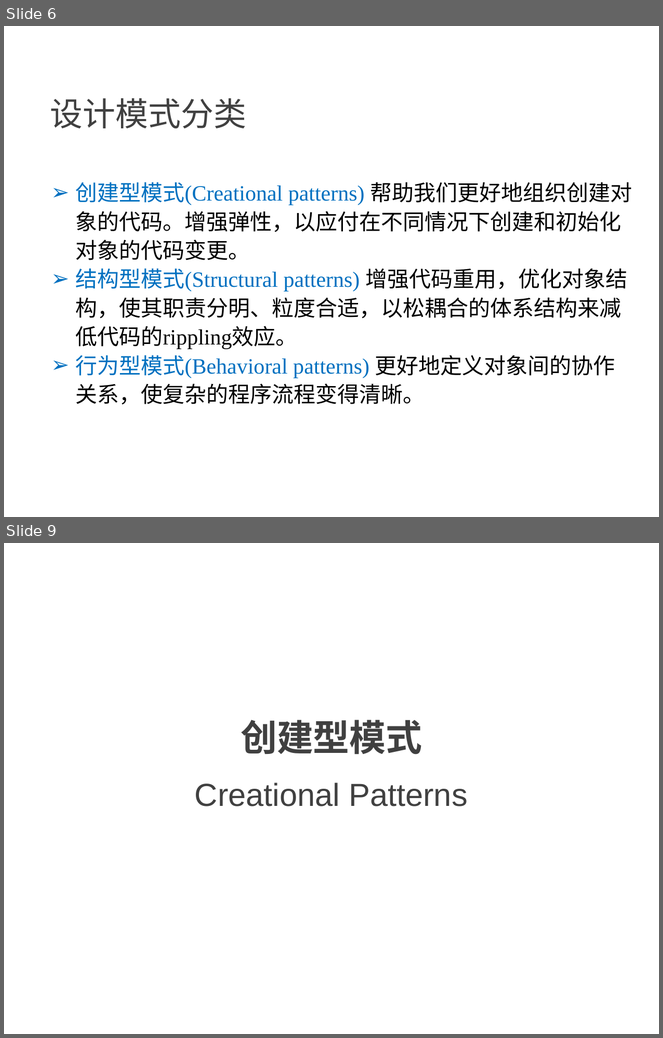
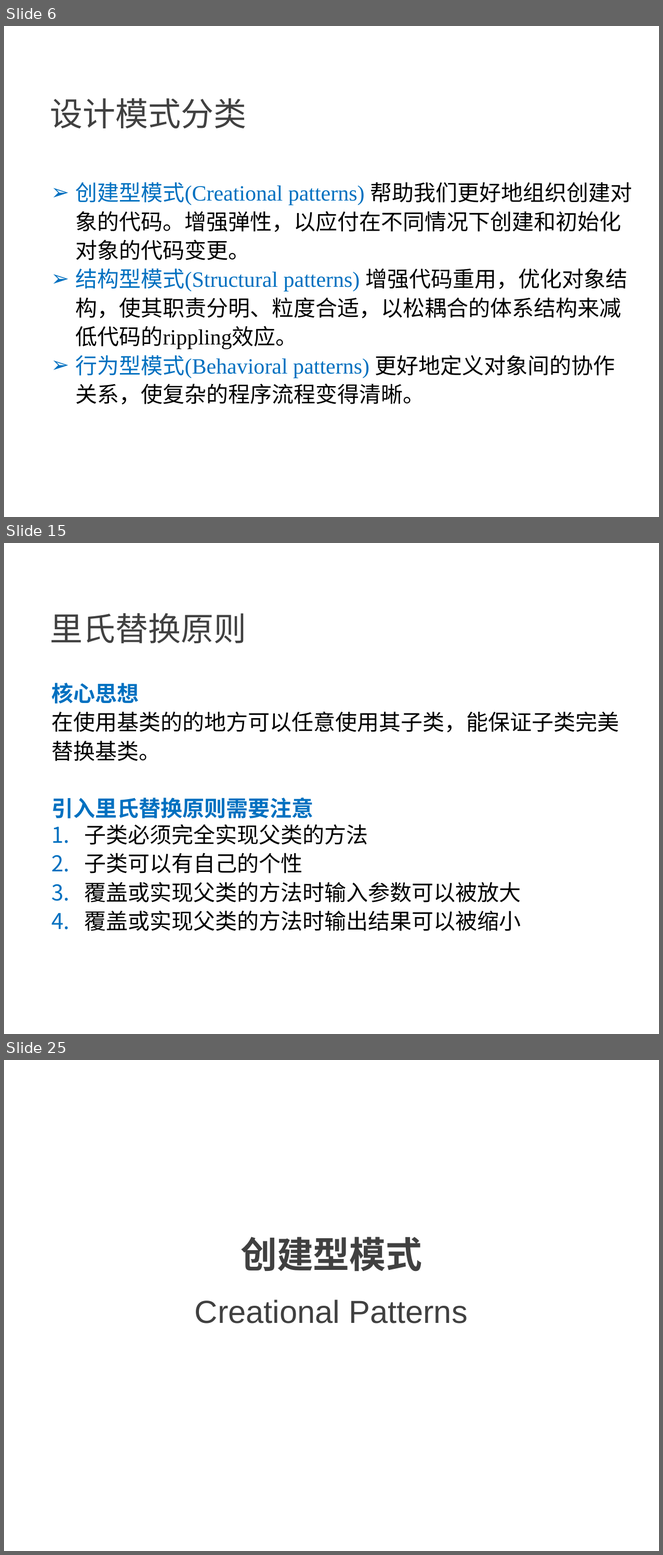
Before and after one commit to NewGr8Player/My-PPT, a slide deck: Design pattern/23种设计模式详解.pptx. Shown one above the other, each under a label of ours: slides 6 and 9 before the commit, slides 6, 15 and 25 after it; the slides between them are not shown. The pictures are 663x1038 and 663x1555 pixels, drawn with LibreOffice and Linux fonts; fonts in the diff are those of the drawing. Boxes give left, top, right and bottom in pixels: in the first picture for what was removed or moved away, otherwise in the second. Text is boxed around its words. In the diff, an @@ line names an element or a change of style, - is before the commit and + after.

Commit message:
修改PPT，增加里氏替换原则内容

```diff
--- a/Design pattern/23种设计模式详解.pptx
+++ b/Design pattern/23种设计模式详解.pptx
@@ slide 15 added at box(4, 543, 659, 1034), background #FFFFFF @@
@@ text added at box(50, 613, 246, 643), 36 pt, text #404040 @@
+里氏替换原则
@@ text added at box(51, 683, 619, 931), 24 pt, text #000000 @@
+核心思想
+在使用基类的的地方可以任意使用其子类，能保证子类完美替换基类。
+引入里氏替换原则需要注意
+1. 子类必须完全实现父类的方法
+2. 子类可以有自己的个性
+3. 覆盖或实现父类的方法时输入参数可以被放大
+4. 覆盖或实现父类的方法时输出结果可以被缩小
@@ what was slide 9 is now slide 25 @@
```
Also in this commit, not shown: 3 slides changed, 15 other slides added, 2 other files.
